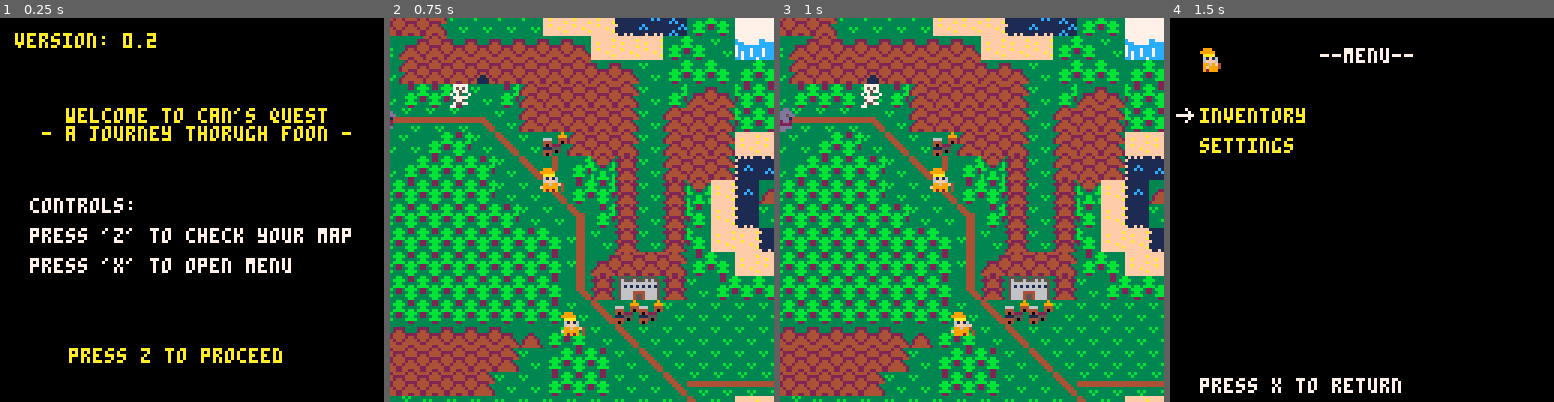
Above: before the commit, frames 1-4 (left to right).
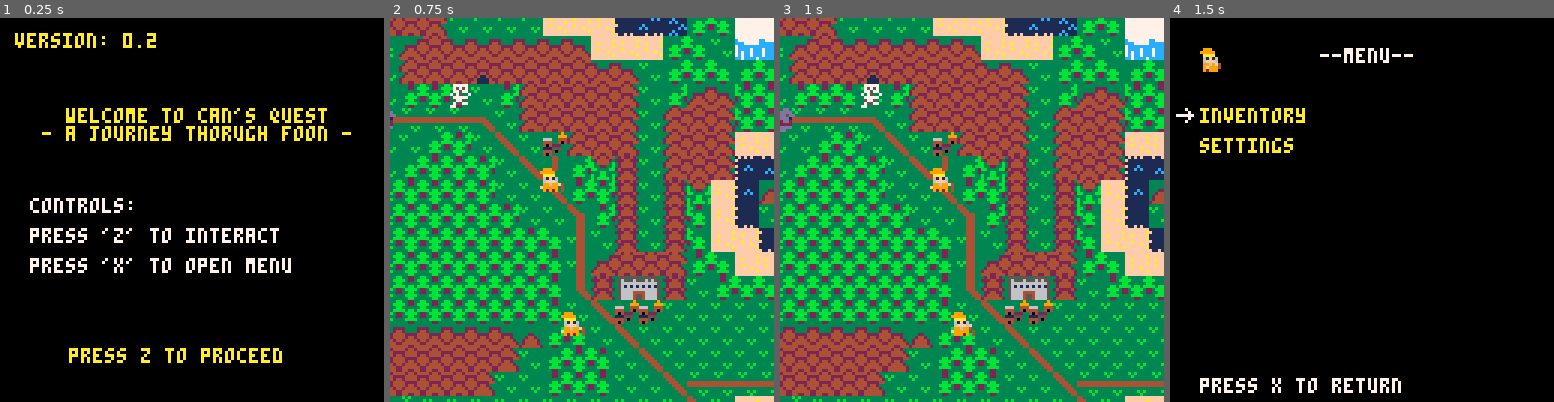
Above: after the commit, the same moments.

Repository: bigbadbones/cannsjourney
Game: PICO-8 cartridge foon.p8
The game is run twice, just before and just after one commit, with the same random seed, the same clock (stepped at 60 frames per second) and the same inputs.
Inputs:
- Up to frame 1 (0.25 s): no input
- Up to frame 2 (0.75 s): tap X (X key) at 0.33 s; tap O (Z key) at 0.7 s
- Up to frame 3 (1 s): no input
- Up to frame 4 (1.5 s): tap X (X key) at 1.07 s

The runs differ from the first frame. In frame 1, 0.7% of the frame differs, in the area x 48-92%, y 54-59%; in frame 2, nothing differs; in frame 3, nothing differs; in frame 4, nothing differs.

Commit message:
battle any npc and they turn to ghost upon death

Diff:
--- a/foon.p8
+++ b/foon.p8
@@ -391,12 +391,7 @@
 battlestats[1].mp = 100
 battlestats[1].defense = .5
 
-battlestats[2] = {}
-battlestats[2].attack = 5
-battlestats[2].magic = 5
-battlestats[2].defense = .75
-battlestats[2].hp = 100
-battlestats[2].mp = 100
+battlestats[2] ={}
 
 
 
@@ -426,6 +421,14 @@
 
 
 
+magic_anim = {}
+magic_anim.running = false
+magic_anim.lastupdate = nil
+magic_anim.duration = .2
+magic_anim.audio = 17
+magic_anim.slides = {85,86}
+magic_anim.location = {0,0}
+magic_anim.index = 1
 
 
 ----------- animation ------
@@ -478,7 +481,7 @@
  print("version: "..version,5,5,10)
  print("   welcome to can's quest\n - a journey thorugh foon - ",10,30,10)
  print("controls:",10,60,7)
- print("press 'z' to check your map",10,70,7)
+ print("press 'z' to interact",10,70,7)
  print("press 'x' to open menu",10,80,7)
 
  print("  press z to proceed",15,110,10)
@@ -613,6 +616,10 @@
    end
   end
 
+  if btnp(4) then
+  	world_select()
+  end
+
   if btnp(5) then
   	gamestate = 2
   	sfx(15)
@@ -638,7 +645,23 @@
 
 end
 
+
+function world_select()
+selectnpc()
+end
 ----------- battle -----------   cls()
+
+
+function startbattle(enemyid)
+ battleselect = 1
+ if npcs[enemyid].battlestats.hp>0 then
+  gamestate = 3
+  enemy = setenemysprite(enemyid)
+ 	eid = enemyid
+ 	battlestats[2] = enemy.battlestats
+	end
+end
+
 function draw_battlescreen()
  cls()
  print("!!battle!!",50,10,7)
@@ -646,10 +669,15 @@
 	draw_battlemenu()
 end
 
+
+function setenemysprite(e)
+ updatesprite(npcs[e])
+ return npcs[e]
+end
+
 function getenemysprite()
-e = flr(rnd(5))+1
-updatesprite(npcs[e])
-return npcs[e]
+ e = flr(rnd(5))+1
+ return setenemysprite(e)
 end
 
 function draw_battle_art()
@@ -757,6 +785,7 @@
   	if win then print ("you win!!",50,50,10)
  		wait(20)
  		   returntoworld()
+ 		   kill(eid)
  	end
  else
  	enemyturn()
@@ -775,10 +804,16 @@
 end
 end
 
-function magic ()
- if enemyhealth[1] > 0.01
- then
-		enemyhealth[1] -=0.1
+function magic (idsource,iddest)
+	source = battlestats[idsource]
+	dest = battlestats[iddest]
+	damage =  source.magic * dest.defense
+	dest.hp -= damage
+    start_animation(magic_anim,iddest)
+	battleturn =  not battleturn
+	if dest.hp <0 then dest.hp = 0
+	 return true
+	else return false
 	end
 end
 
@@ -938,11 +973,8 @@
  {67,120,7,"exit",4},
  {67,121,7,"exit",4}
  }
-…(4 lines of a section not shown)…
-end
+end
+
 
 
 function draw_mapelems()
@@ -1135,6 +1167,14 @@
 function wait(a) for i = 1,a do flip() end end
 -->8
 
+function kill(id)
+ npcs[id].frames = {121,121,122,122}
+ if (not (npcs[id].name == "")) then
+ 	npcs[id].name = npcs[id].name.."(rip)"
+ end
+end
+
+
 function initnpcs()
  nr_of_npcs = 6
  npcs ={}
@@ -1154,12 +1194,16 @@
   npcs[n].name = ""
   npcs[n].msgyoffset = 0
   npcs[n].msgxoffset = 0
-
+  npcs[n].battlestats = {}
+
+ npcs[n].battlestats.attack = 5
+ npcs[n].battlestats.magic = 5
+ npcs[n].battlestats.defense = .75
+ npcs[n].battlestats.hp = 100
+ npcs[n].battlestats.mp = 100
  end
 
  for n=nr_of_npcs+1,nr_of_npcs+copycount do
-
-
   x = rnd(500)
   y = rnd(500)
   while  (isblocked(x,y)) do
@@ -1168,7 +1212,9 @@
   end
  	npcs[n].x = x
   npcs[n].y = y
-  npcs[n].msg = generatecansentences()
+  local txt = generatecansentences()
+  npcs[n].msg = txt[2]
+  npcs[n].name = txt[1]
 		npcs[n].msgyoffset = -10
 		npcs[n].msgxoffset = -20
  end
@@ -1194,7 +1240,7 @@
  npcs[2].x= 30*8
  npcs[2].y = 20*8
  npcs[2].name = "ogre"
- npcs[2].msg = npcs[2].name..": top o' the \nmornin' to ya"
+ npcs[2].msg = ": top o' the \nmornin' to ya"
  npcs[2].randommoves = false
  npcs[2].path={
  {30*8,20*8},
@@ -1228,7 +1273,7 @@
  npcs[4].x= 33*8
  npcs[4].y= 19*8
  npcs[4].name = "clax"
- npcs[4].msg = npcs[4].name..": fight me!"
+ npcs[4].msg = ": fight me!"
  npcs[4].randommoves = false
  npcs[4].path={
  {33*8,19*8},
@@ -1275,17 +1320,15 @@
 
  if (#intersecting >0) then
  	for n=1, #intersecting do
- 	--	print (npcs[intersecting[n]].x+mapxoffset,0,10*n,10)
 
   	print (
-  	npcs[intersecting[n]].msg,
+  	npcs[intersecting[n]].name..npcs[intersecting[n]].msg,
   	npcs[intersecting[n]].x+mapxoffset
   	+npcs[intersecting[n]].msgxoffset,
   	npcs[intersecting[n]].y+mapyoffset
   	-10+npcs[intersecting[n]].msgyoffset,
   	10)
- 			 --print("hey!!!",0,0,10)
- 	end
+ 		end
  end
  if world == "overworld" then
   intersecting = {}
@@ -1302,6 +1345,12 @@
  end
 end
 
+function selectnpc()
+
+	if #intersecting >0 then
+ 	startbattle(intersecting[1])
+ end
+end
 
 function isplayerintersecting(spr_x,spr_y)
  intersect = false
@@ -1340,9 +1389,9 @@
    noun = nouns[nounnum]
    verb = verbs[verbnum]
    life = flr(rnd(10000))
-   sentence = "can nr."..life..":\n".."i just "..verb.."\n"..noun
-
-   return (sentence)
+   sentence = ":\n".."i just "..verb.."\n"..noun
+
+   return {("can nr."..life),sentence}
  end
 
 
@@ -1489,14 +1538,14 @@
 1222222222222220662266552445542200000000000000000000000000555500005555000eeeeee0050000500000000000000000000000000000000000000000
 40220202920090205524556622251222000000000000000000000000005551100115550005000050000000000000000000000000000000000000000000000000
 90900909090000906622665524455244000000000000000000000000001100000000011000000000000000000000000000000000000000000000000000000000
-00000000424242422222222244244244000000000000000000000000000fff00000fff0000000000000000000000000000000000000000000000000000000000
-00011000424242424444444422444422000000000000000000000000000f5ff0000f5ff000000000000000000000000000000000000000000000000000000000
-00111100424244422112222242444424000000000000000000000000000fff00000fff0000000000000000000000000000000000000000000000000000000000
-0111111044424242411444444422224400000000000000000000000000ddddd00ddddd0000000000000000000000000000000000000000000000000000000000
-0111111042424242211222224424424400000000000000000000000000dfdd0ff0dddd0000000000000000000000000000000000000000000000000000000000
-05111150424442424444554442411424000000000000000000000000001111000011110000000000000000000000000000000000000000000000000000000000
-05511550424242422222512224111142000000000000000000000000001116600661110000000000000000000000000000000000000000000000000000000000
-05055050424242424444554444111144000000000000000000000000006600000000066000000000000000000000000000000000000000000000000081818181
+00000000424242422222222244244244000000000000000000000000000fff00000fff0000006600006666600000000000000000000000000000000000000000
+00011000424242424444444422444422000000000000000000000000000f5ff0000f5ff060067760067777700000000000000000000000000000000000000000
+00111100424244422112222242444424000000000000000000000000000fff00000fff0000675750067575700000000000000000000000000000000000000000
+0111111044424242411444444422224400000000000000000000000000ddddd00ddddd0006777760067777600000000000000000000000000000000000000000
+0111111042424242211222224424424400000000000000000000000000dfdd0ff0dddd0006755677606755600000000000000000000000000000000000000000
+05111150424442424444554442411424000000000000000000000000001111000011110006776600006766000000000000000000000000000000000000000000
+05511550424242422222512224111142000000000000000000000000001116600661110006760060066660000000000000000000000000000000000000000000
+05055050424242424444554444111144000000000000000000000000006600000000066066600000000000600000000000000000000000000000000081818181
 e1e1e1e1e1e1e1e0f04262d0e1e1f14262e32121c113131313131313131313132121212121212121212121a32161616161212121212121218181818181818181
 81818181818181818181818181818181818181818181818181818181818100000000000000000000000000005050505050500050505050005050505081818181
 e1e1e1e1e1e1e1e1e1e1e1e1e1e1e1f16221a3b3212121212121212121212121212121212121212121212121f361818161212121212161617181818181818181
Not shown, changed: page.js
